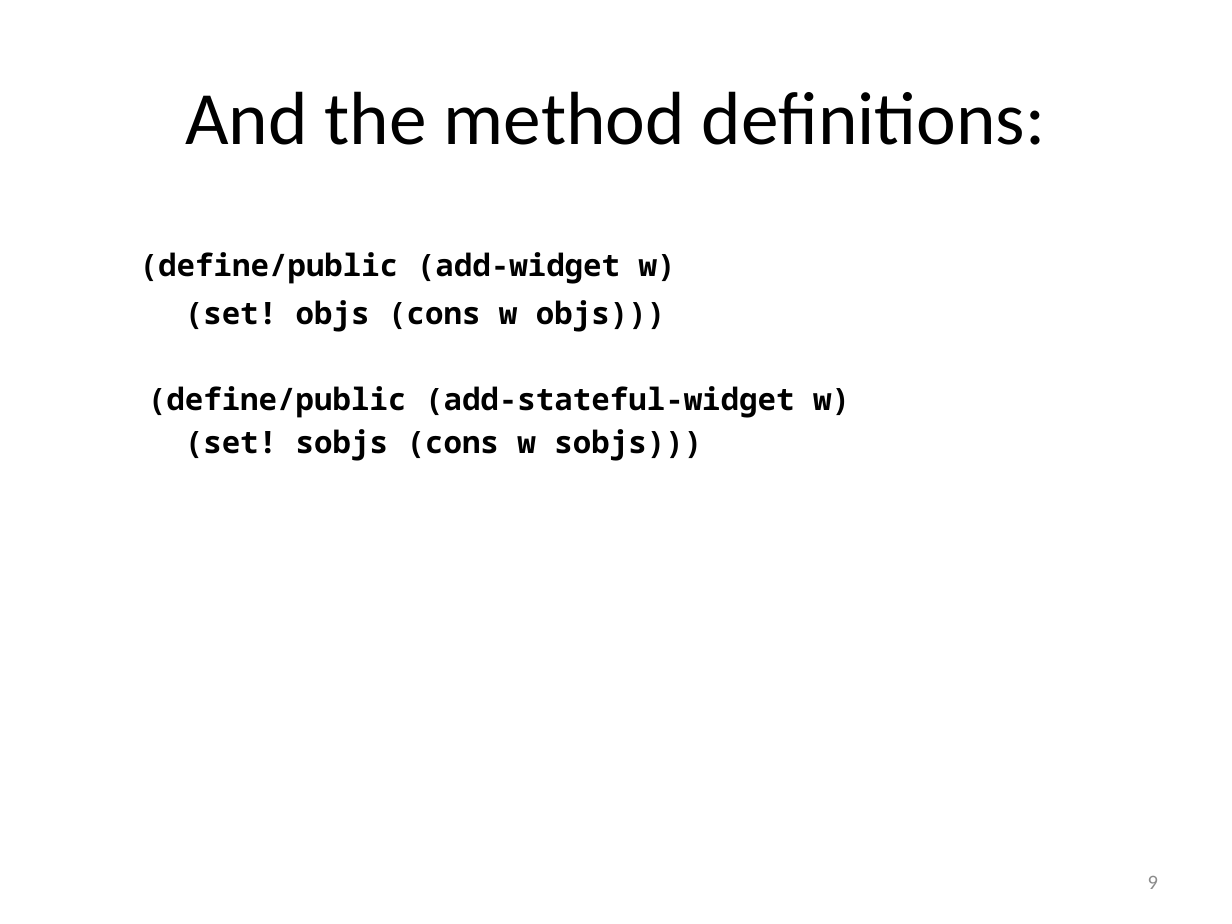
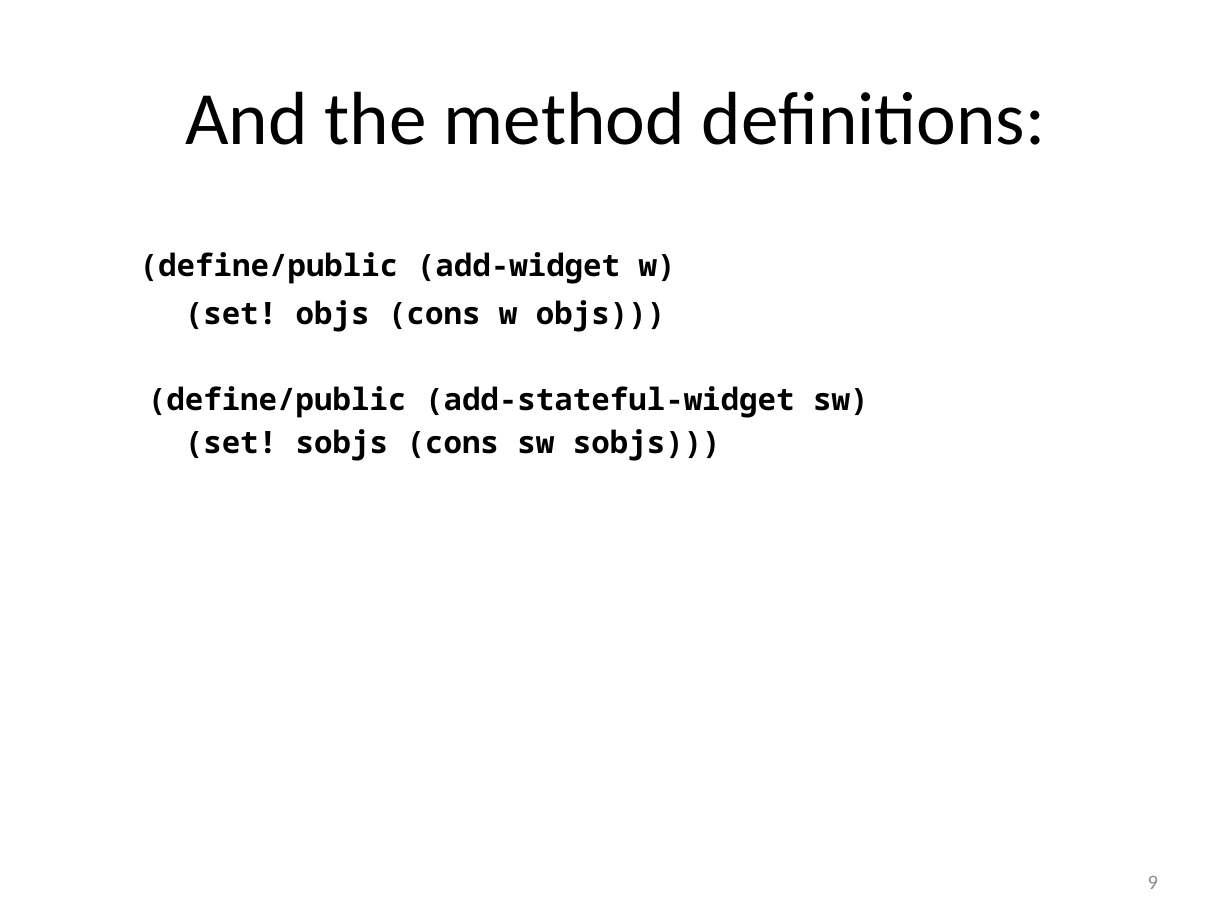
Before and after one commit to mwand/cs5010f16, a slide deck: slide 9 of Slides/Lesson 10.5 Generalizing this Design.pptx. Drawn at 1232x924 pixels with LibreOffice and Linux fonts; fonts in the diff are those of the drawing. Boxes give left, top, right and bottom in pixels: in the first picture for what was removed or moved away, otherwise in the second. Text is boxed around its words. In the diff, an @@ line names an element or a change of style, - is before the commit and + after.

```diff
--- a/Slides/Lesson 10.5 Generalizing this Design.pptx
+++ b/Slides/Lesson 10.5 Generalizing this Design.pptx
@@ text at [148, 386, 868, 461]: text changed @@
-(define/public (add-stateful-widget w)
-(set! sobjs (cons w sobjs)))
+(define/public (add-stateful-widget sw)
+(set! sobjs (cons sw sobjs)))
```
Also in this commit, not shown: 3 other slides changed, 8 other files.
